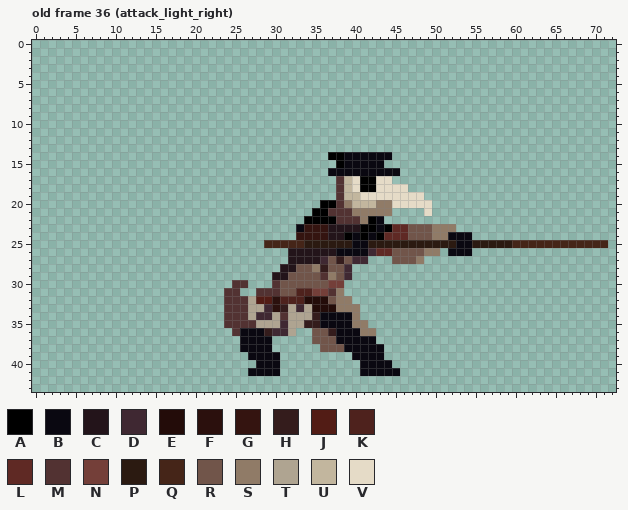
Pixel-art file: Nevermore Unity Project/Assets/Art Assets/Alex/Player/player_animation.aseprite. Above: the version before the commit.
73x44 pixels, 71 frames. Shown: old frame 36 (attack_light_right). The commit also changed other frames, which this record leaves out.
Visible layers, top first: "spellcasting", "dodge #2", "attack_heavy", "attack_light #2", "idle", "walk".
Palette (. is transparent): A #000000  B #0a0811  C #23141a  D #3f2832  E #230c09  F #2b100d  G #341410  H #341c1c  J #521c15  K #4e221d  L #5f2924  M #523232  N #743f39  P #2b1a11  Q #452518  R #71554a  S #907b67  T #afa491  U #c2b69e  V #e5dbc7
Pixels before, old frame 36 (attack_light_right) (only the part around the change), first column x 21:
 8 ....................................................
 9 ....................................................
10 ....................................................
11 ....................................................
12 ....................................................
13 ....................................................
14 ................AABBBBBB............................
15 .................ABBBBB.............................
16 ................BBBBBBBBB...........................
17 .................MUVAAVV............................
18 .................MUVAAVVVV..........................
19 .................MUUVVVVVVVV........................
20 ...............AAMSUUUSSVVVVV.......................
21 ..............AAMMMSSSSS....V.......................
22 .............AAAAMMMSAB.............................
23 ............BGGGCCCCAABALLRRRSSS....................
24 ............GGGGCCABABALLLRRRSSBBB..................
25 ........QQQQQPPPPPPBBPPPPPPPPPPPBBPPPPPQQQQQQQQQQQQ.
26 ...........CCCCCCBBBBDLLRRRRSS.BBB..................
27 ...........CCCCDRHRDD...RRRS........................
28 ..........CCRRSHRRD.................................
29 .........CCRRRRMSRD.................................
30 ....MM...MRRRRRRNN..................................
31 ...MM..MMMRRKKNNMS..................................
32 ...MMMTJJFKKKEEERSS.................................
33 ...MMMTTDFHTDTEEESSS................................
34 ...MMMTDDTMTTTHBBBBS................................
35 ...MMMMTTTDTTHHBBBBSS...............................
36 ....MBBBHDDT..RRHBBBSS..............................
37 .....BBBB.....RRRBBBBB..............................
38 .....BBBB......RRRBBBBB.............................
39 ......BBBB.........BBBB.............................
40 .......BBB..........BBBB............................
41 ......BBBB..........BBBBB...........................
42 ....................................................
43 ....................................................
And afterwards:
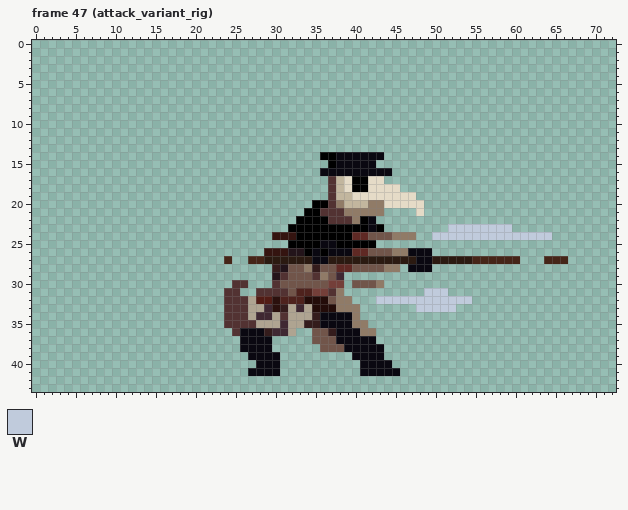
Colours new in this view: W #c0cbdc
A new or re-ordered frame is compared with the old frame closest to it.
Change:
frames 71 -> 108
layer "attack_light" now shown
layer "attack_light #2" removed
Changed rows in their new state; - is an unchanged pixel.
Frame 47 (attack_variant_rig) is new; against old frame 36 (attack_light_right):
first column x 24:
14 ------------A-B-----.---------------------------
15 -------------AB----.----------------------------
16 ------------B--------.--------------------------
17 -------------MUVA-V-.---------------------------
18 -------------MUVA-V---.-------------------------
19 -------------MU-V-------.-----------------------
20 -----------A-MSU--S-V----.----------------------
21 ----------A-M--S----.---V.----------------------
22 ---------A---M--SAB.----------------------------
23 --------AAAAAAAAA-BA........WWWWWWWW------------
24 ------GGGAAAAAA-LLRRRSSS..WWWWWWWWWWWWWWW-------
25 -----...AAAABBAAAAA.............................
26 -----GGG--ABAB--LLRRRSSBBB.-...-----------------
27 Q--QQPPPPPPBBPPPPPPPPPPPBBPPPPPQQQQQQ---QQQ-----
28 ------H-R-SHR-LLRRRRSS-BBB----------------------
29 -------M---MSRD.--------------------------------
30 ----------------RRRS----------------------------
31 -------M-----------------WWW--------------------
32 -------------------WWWWWWWWWWWW-----------------
33 ------------------------WWWWW-------------------
